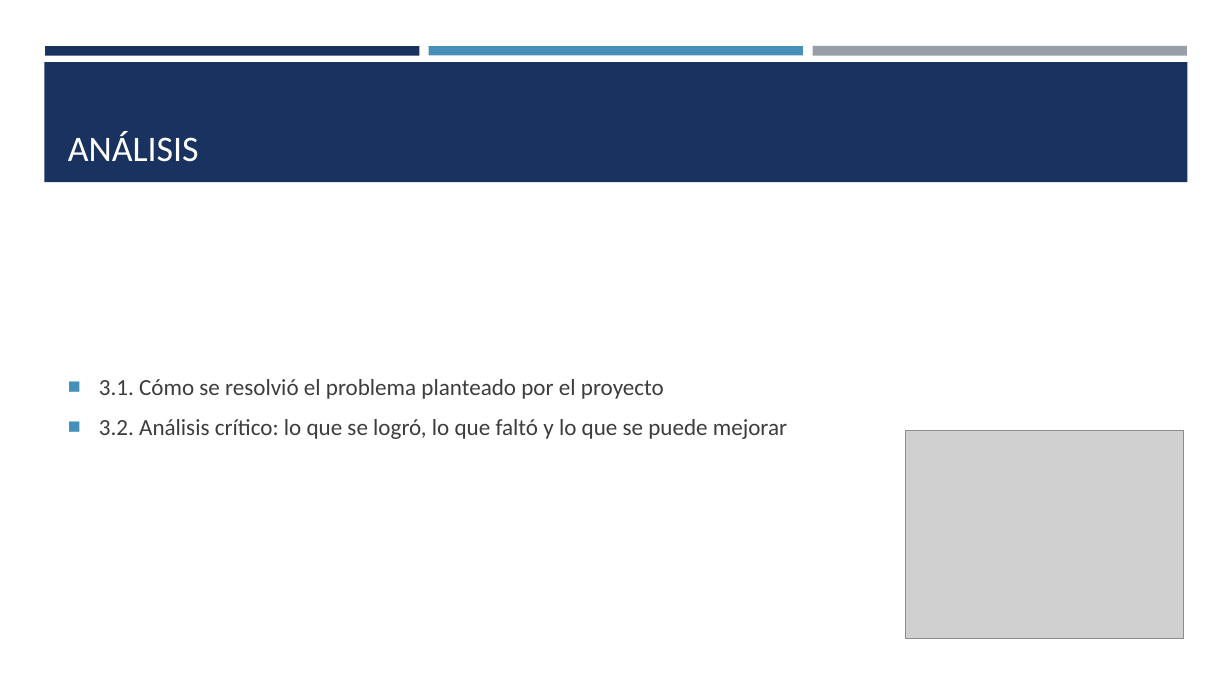
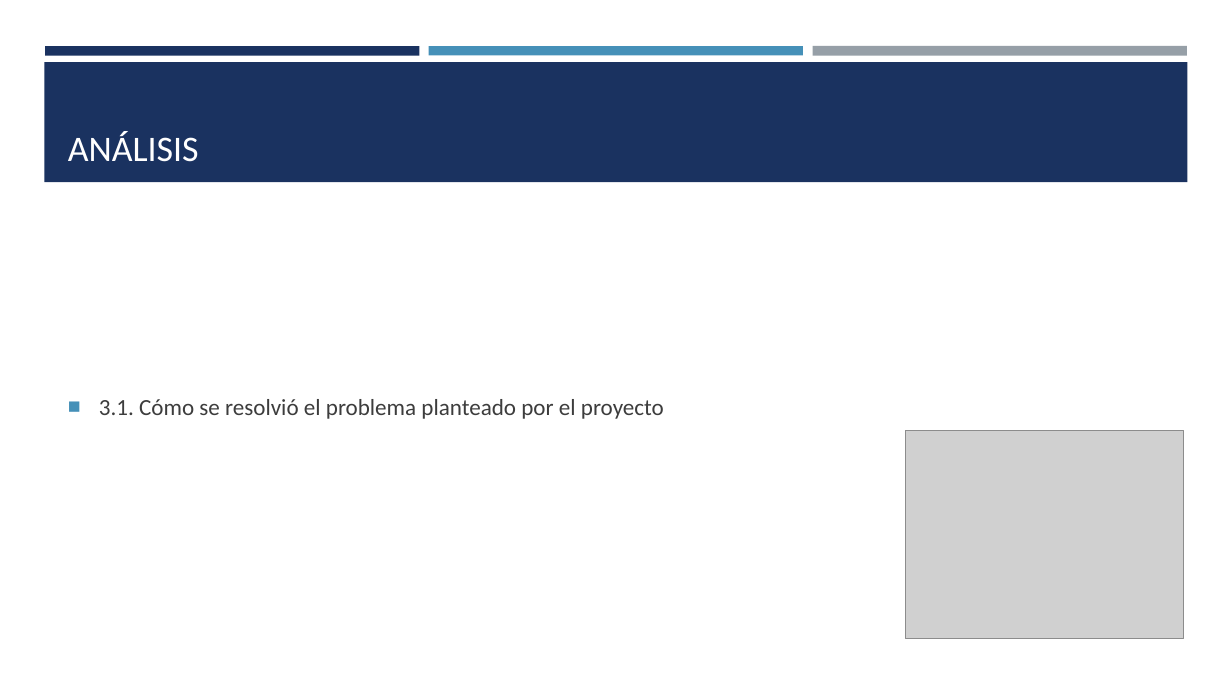
Before and after one commit to rubengv1999/ObvioMicrobio, a slide deck: slide 4 of Obvio Microbio.pptx. Drawn at 1232x693 pixels with LibreOffice and Linux fonts; fonts in the diff are those of the drawing; grey boxes stand for pictures. Boxes give left, top, right and bottom in pixels: in the first picture for what was removed or moved away, otherwise in the second. Text is boxed around its words. In the diff, an @@ line names an element or a change of style, - is before the commit and + after.

```diff
--- a/Obvio Microbio.pptx
+++ b/Obvio Microbio.pptx
@@ text at [99, 419, 787, 439]: paragraph removed @@
-■ 3.2. Análisis crítico: lo que se logró, lo que faltó y lo que se puede mejorar
```
